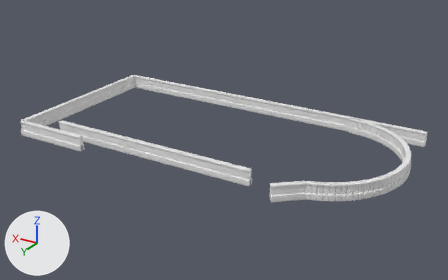
A saved change to the glTF model web/public/models/pinball/table_walls.glb.
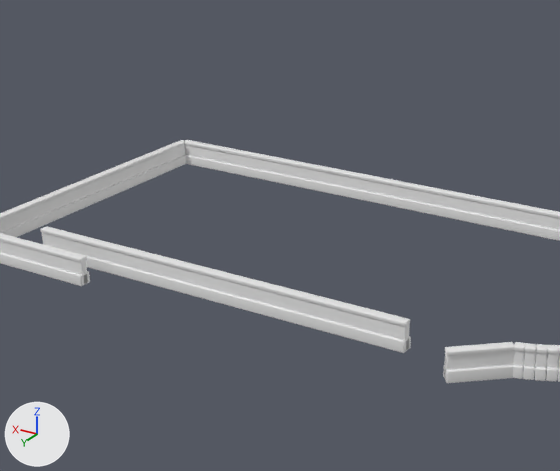
Each version appears first whole from a 50 mm lens placed at (-0.893, 1.465, 0.736), pointed at (-0.015, 0.001, 0.004), and next in a close-up on the part from 8% to 74% of the width and 1% to 89% of the height. Lighting does not change. The marker at lower left points along +X, +Y and +Z. The first two pictures are the older version. Vertices at exactly the same position are counted once.

In view in the first close-up: 'DividerBody', 'DividerCap', 'DividerPlinth', 'OuterLaneBody', 'OuterLaneCap', 'OuterLanePlinth', 'OuterLeftBody', 'OuterLeftCap', 'OuterLeftPlinth', 'OuterNearBody', 'OuterNearCap', 'OuterNearPlinth' and 6 more.
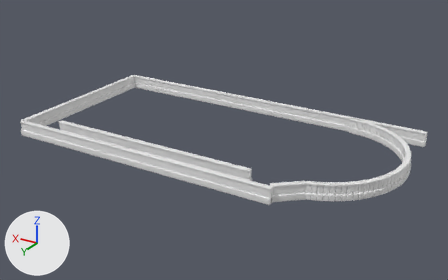
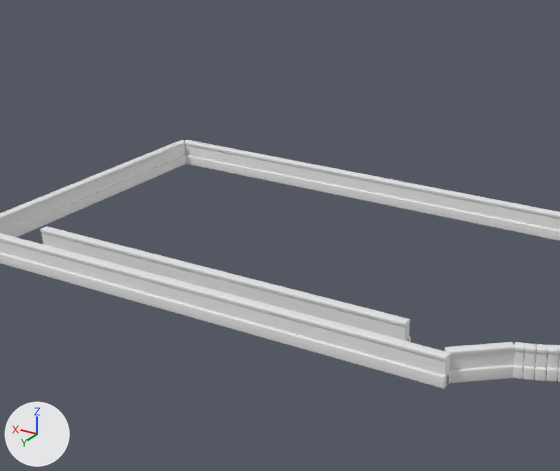
Patch to the scene script:
```diff
--- a/web/public/models/pinball/table_walls.glb.py
+++ b/web/public/models/pinball/table_walls.glb.py
@@ me_cube_005 @@
 # used by ob_outerlanebody; location = (0.0, 0.0, 0.0)
-me_cube_005.from_pydata(...)  # 152 vertices, 300 faces; spans x 0.3..0.54, y 0.264..0.276, z 0.0..0.042
+me_cube_005.from_pydata(...)  # 152 vertices, 300 faces; spans x -0.31..0.54, y 0.264..0.276, z 0.0..0.042
+# me_cube_005 part 1: all 76 vertices in x 0.3..0.302, y 0.264..0.276, z 0.0..0.042 are moved by (-0.61, 0.0, 0.0)
@@ me_cube_006 @@
 # used by ob_outerlanecap; location = (0.0, 0.0, 0.0)
-me_cube_006.from_pydata(...)  # 152 vertices, 300 faces; spans x 0.3..0.54, y 0.262..0.278, z 0.038..0.044
+me_cube_006.from_pydata(...)  # 152 vertices, 300 faces; spans x -0.31..0.54, y 0.262..0.278, z 0.038..0.044
+# me_cube_006 part 2: all 76 vertices in x 0.3..0.302, y 0.262..0.278, z 0.038..0.044 are moved by (-0.61, 0.0, 0.0)
@@ me_cube_004 @@
 # used by ob_outerlaneplinth; location = (0.0, 0.0, 0.0)
-me_cube_004.from_pydata(...)  # 152 vertices, 300 faces; spans x 0.3..0.54, y 0.26..0.28, z 0.0..0.018
+me_cube_004.from_pydata(...)  # 152 vertices, 300 faces; spans x -0.31..0.54, y 0.26..0.28, z 0.0..0.018
+# me_cube_004 part 3: all 76 vertices in x 0.3..0.302, y 0.26..0.28, z 0.0..0.018 are moved by (-0.61, 0.0, 0.0)
```

What differs and where, as boxes (x1, y1, x2, y2) in the close-ups (560 x 471 px):
'OuterLaneBody', reshaped
    before: (0, 241, 88, 282)
    after: (0, 241, 450, 386)
'OuterLanePlinth', reshaped
    before: (0, 252, 90, 286)
    after: (0, 252, 451, 389)
'OuterLaneCap', reshaped
    before: (0, 233, 87, 262)
    after: (0, 233, 451, 361)
'DividerPlinth', unchanged, covered by the edit
    before: (43, 244, 411, 353)
    after: (43, 244, 411, 342)
